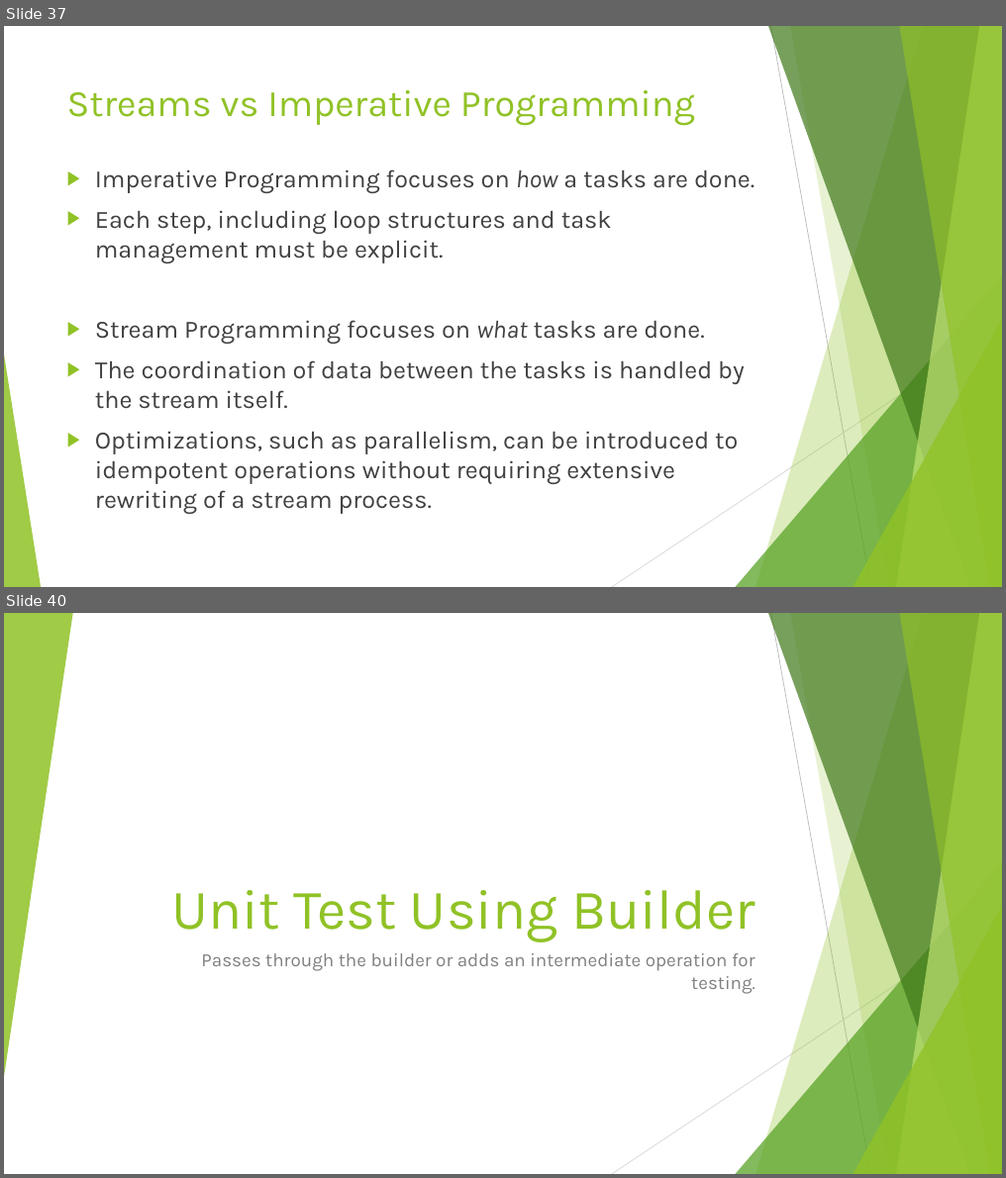
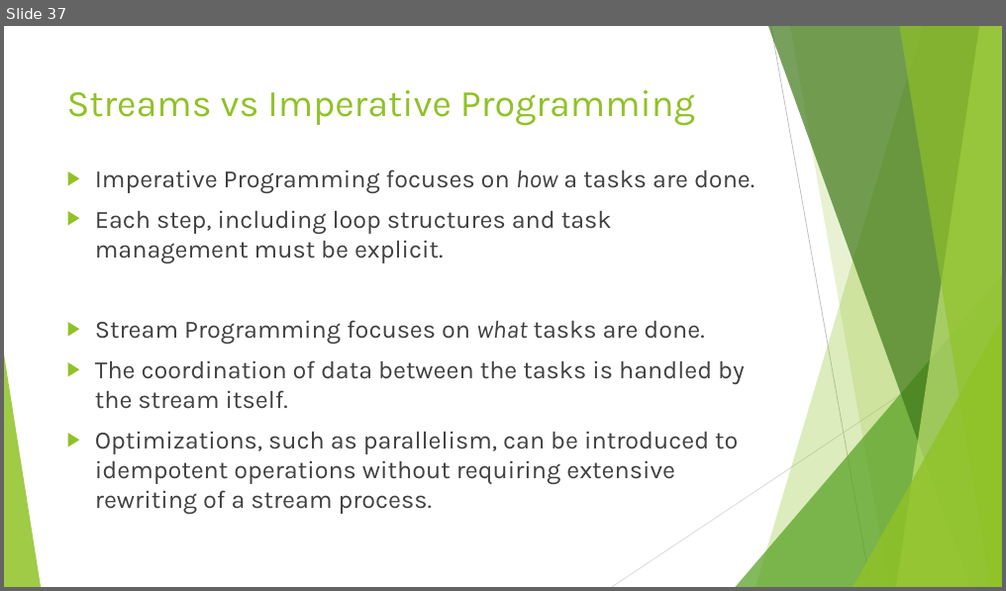
Before and after one commit to RichardRoda/2017-CodePaLOUsa-Lambda, a slide deck: Learning to Love the Lambda in the Stream.pptx. Shown one above the other, each under a label of ours: slides 37 and 40 before the commit, slide 37 after it; the slides between them are not shown. The pictures are 1006x1178 and 1006x591 pixels, drawn with LibreOffice and Linux fonts; fonts in the diff are those of the drawing. Boxes give left, top, right and bottom in pixels: in the first picture for what was removed or moved away, otherwise in the second. Text is boxed around its words. In the diff, an @@ line names an element or a change of style, - is before the commit and + after.

Commit message:
Remove section about unit testing.  Add section about AutoCloseable as lambda and the CloseIt library.

```diff
--- a/Learning to Love the Lambda in the Stream.pptx
+++ b/Learning to Love the Lambda in the Stream.pptx
@@ slide 40 removed at (x1=4, y1=613, x2=1002, y2=1174), background #FFFFFF; not listed: 9 template elements that a slide beside it also shows @@
@@ triangle removed at (x1=4, y1=613, x2=73, y2=1077) @@
@@ title removed at (x1=171, y1=890, x2=754, y2=943) @@
-Unit Test Using Builder
@@ subtitle removed at (x1=201, y1=954, x2=755, y2=994) @@
-Passes through the builder or adds an intermediate operation for testing.
```
Also in this commit, not shown: 2 slides changed, 9 slides added, 3 other slides removed, 1 other file.
